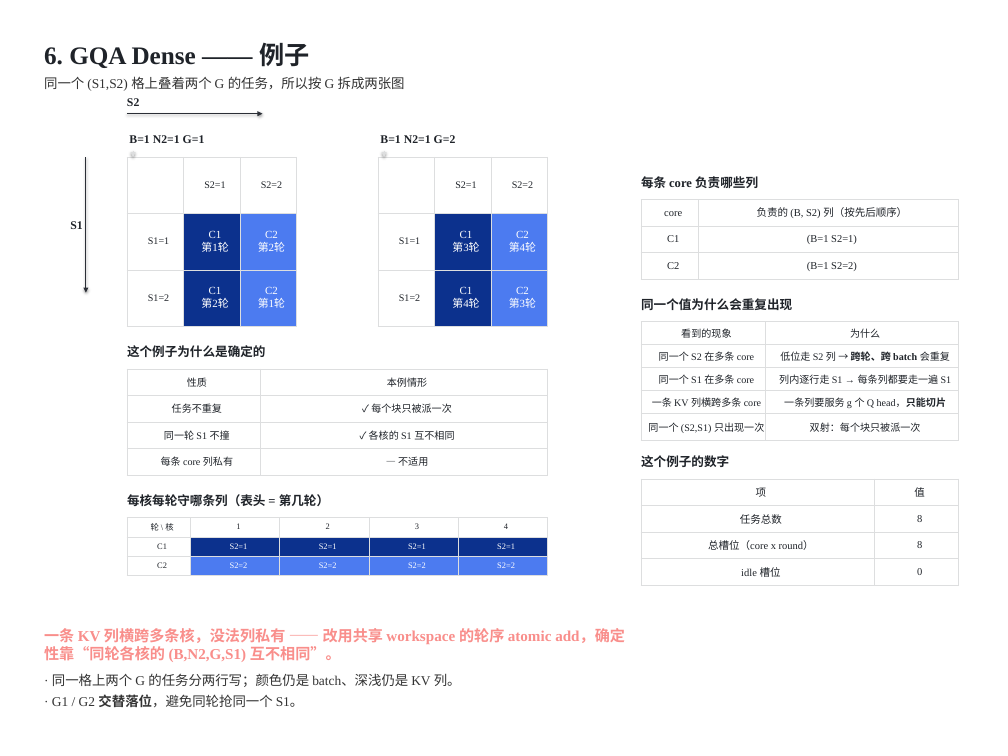
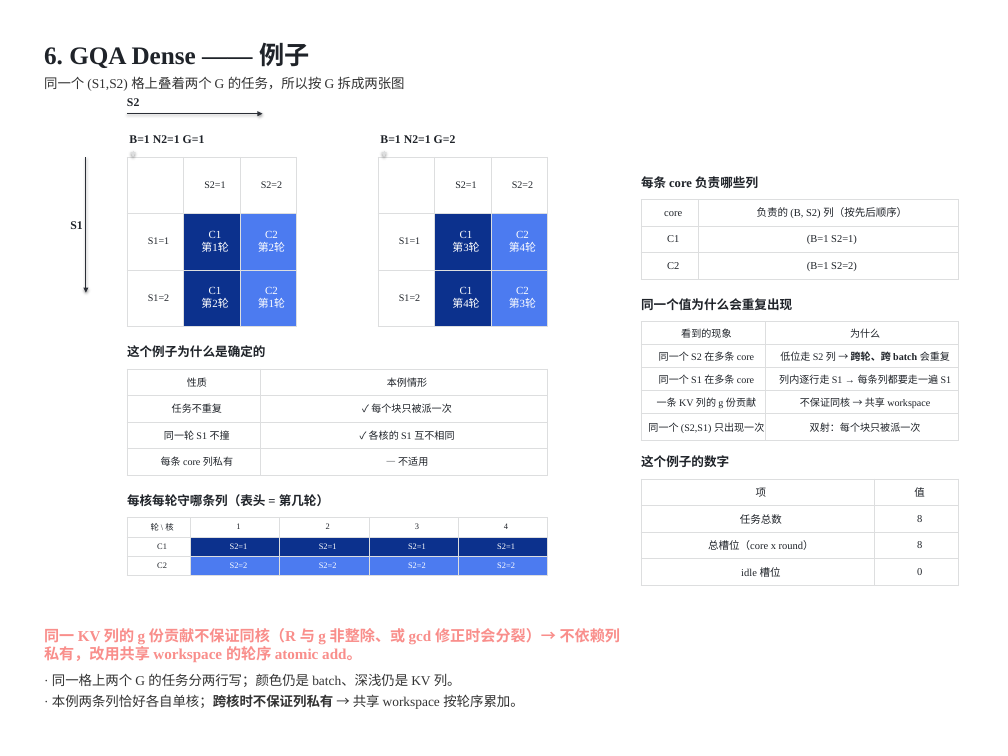
Before and after one commit to guomc9/SeeTen, a slide deck: slide 14 of cases/flash-attention-det-accum/out/v4-index-schedules.pptx. Drawn at 1008x756 pixels with LibreOffice and Linux fonts; fonts in the diff are those of the drawing. Boxes give left, top, right and bottom in pixels: in the first picture for what was removed or moved away, otherwise in the second. Text is boxed around its words. In the diff, an @@ line names an element or a change of style, - is before the commit and + after.

```diff
--- a/cases/flash-attention-det-accum/out/v4-index-schedules.pptx
+++ b/cases/flash-attention-det-accum/out/v4-index-schedules.pptx
@@ table at (641,322,958,437) @@
-row 4, column 1: 一条 KV 列横跨多条 core
+row 4, column 1: 一条 KV 列的 g 份贡献
-row 4, column 2: 一条列要服务 g 个 Q head，只能切片
+row 4, column 2: 不保证同核 → 共享 workspace
@@ text at (44,628,620,662): text changed @@
-一条 KV 列横跨多条核，没法列私有 —— 改用共享 workspace 的轮序 atomic add，确定性靠“同轮各核的 (B,N2,G,S1) 互不相同”。
+同一 KV 列的 g 份贡献不保证同核（R 与 g 非整除、或 gcd 修正时会分裂）→ 不依赖列私有，改用共享 workspace 的轮序 atomic add。
@@ text at (52,694,523,709): text changed @@
-· G1 / G2 交替落位，避免同轮抢同一个 S1。
+· 本例两条列恰好各自单核；跨核时不保证列私有 → 共享 workspace 按轮序累加。
```
Also in this commit, not shown: 12 other slides changed, 8 other files.
